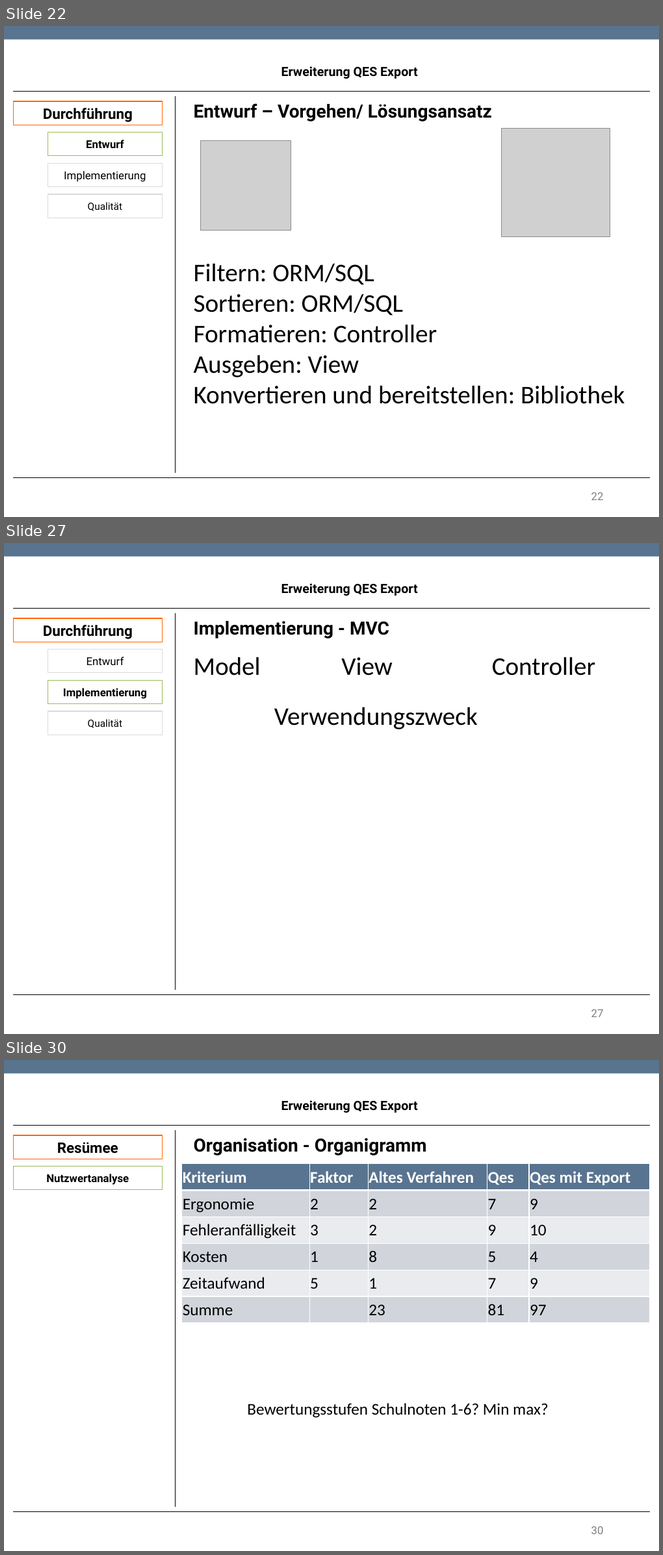
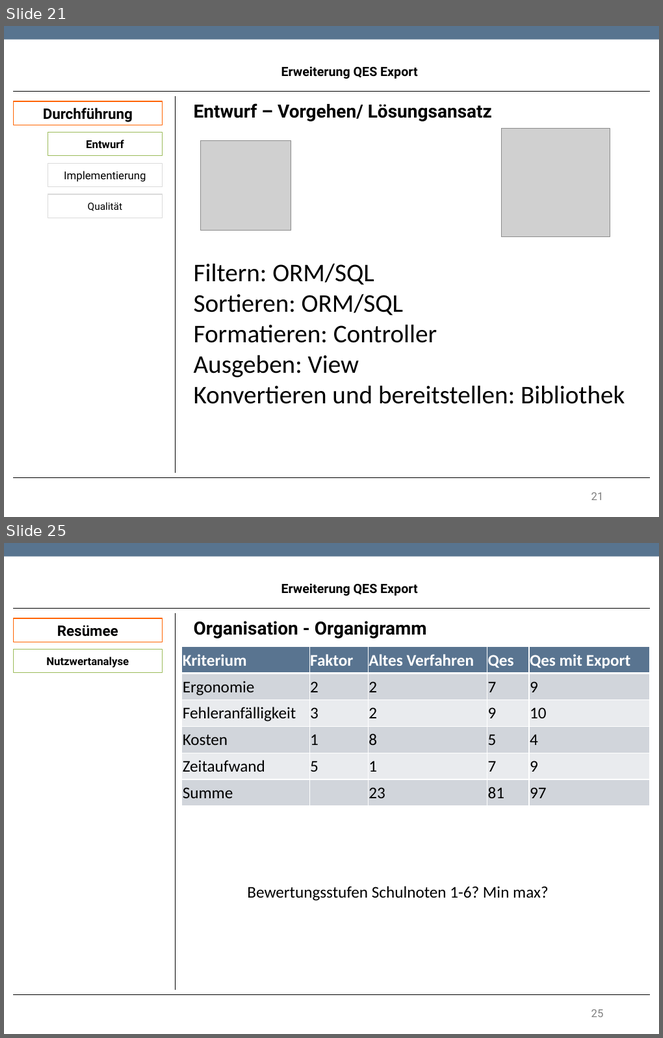
Before and after one commit to TwoHorus/dbExelExportLaravel, a slide deck: DOC/Fachgespraech.pptx. Shown one above the other, each under a label of ours: slides 22, 27 and 30 before the commit, slides 21 and 25 after it; the slides between them are not shown. The pictures are 663x1555 and 663x1038 pixels, drawn with LibreOffice and Linux fonts; fonts in the diff are those of the drawing; grey boxes stand for pictures; background and template pictures are left out. Boxes give left, top, right and bottom in pixels: in the first picture for what was removed or moved away, otherwise in the second. Text is boxed around its words. In the diff, an @@ line names an element or a change of style, - is before the commit and + after.

```diff
--- a/DOC/Fachgespraech.pptx
+++ b/DOC/Fachgespraech.pptx
@@ slide 27 removed at (4, 543, 659, 1034), background #FFFFFF; not listed: 1 template element that a slide beside it also shows @@
@@ text removed at (282, 583, 417, 596) @@
-Erweiterung QES Export
@@ rectangle removed at (13, 618, 163, 642) @@
-Durchführung
@@ line removed from (13, 608) to (650, 608) @@
@@ line removed from (176, 613) to (176, 990) @@
@@ text removed at (194, 621, 389, 639) @@
-Implementierung - MVC
@@ rectangle removed at (48, 649, 163, 673) @@
-Entwurf
@@ text removed at (194, 657, 261, 676) @@
-Model
@@ text removed at (341, 657, 392, 676) @@
-View
@@ text removed at (492, 657, 596, 676) @@
-Controller
@@ rectangle removed at (48, 681, 163, 704) @@
-Implementierung
@@ rectangle removed at (48, 711, 163, 735) @@
-Qualität
@@ text removed at (274, 707, 478, 730) @@
-Verwendungszweck
@@ line removed from (13, 995) to (650, 995) @@
@@ page number removed at (592, 1010, 604, 1017) @@
-27
@@ what was slide 22 is now slide 21 @@
@@ page number at (592, 493, 604, 500): text changed @@
-22
+21
@@ what was slide 30 is now slide 25 @@
@@ page number at (592, 1010, 604, 1017): text changed @@
-30
+25
```
Also in this commit, not shown: 6 slides changed, 1 other slide removed, 1 other file.
